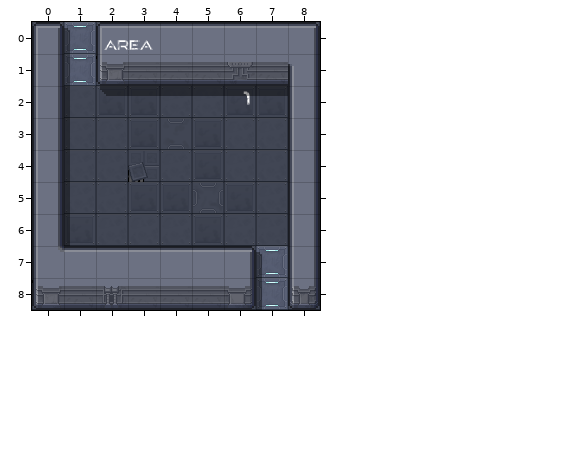
Tiled map, stored at cocos/Code/assets/resources/map/map_1-1-E-1.tmx. That is the earlier state.
Cells are 32x32 px. Shown: x 0..8, y 0..8.
The result:
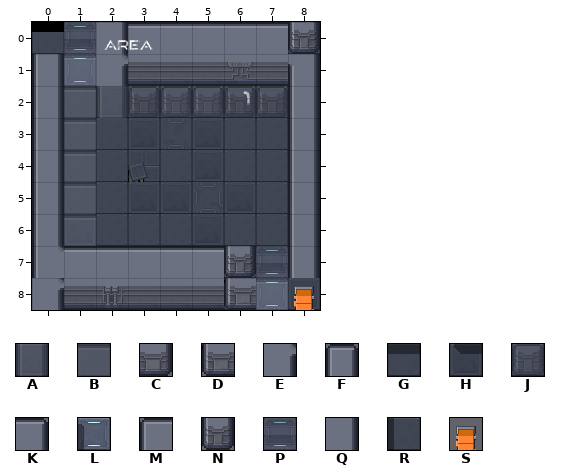
Key: from "proba_scifi": A 23, B 42; from "scifi_tileset_02": C 9, D 11, E 13, F 15, G 17, H 19, J 21, K 25, L 26, M 27, N 31, P 32, Q 33, R 34, S 37.
_ is an empty cell.
See-through tiles are keyed as they look on the map.
Diff:
Layer "w":
y 0: x 0 F -> G; x 2 M -> Q; x 8 K -> N
y 1: x 2 D -> E
y 7: x 6 K -> N
y 8: x 0 D -> E; x 6 C -> D; x 8 N -> S
Layer "s":
y 0: x 1 L -> P
y 1: x 1 R -> B
y 2: x 1..7 RHGGGGG -> BAJJJJJ
y 3..6: x 1 R -> B
y 7: x 7 L -> P
y 8: x 7 R -> B
